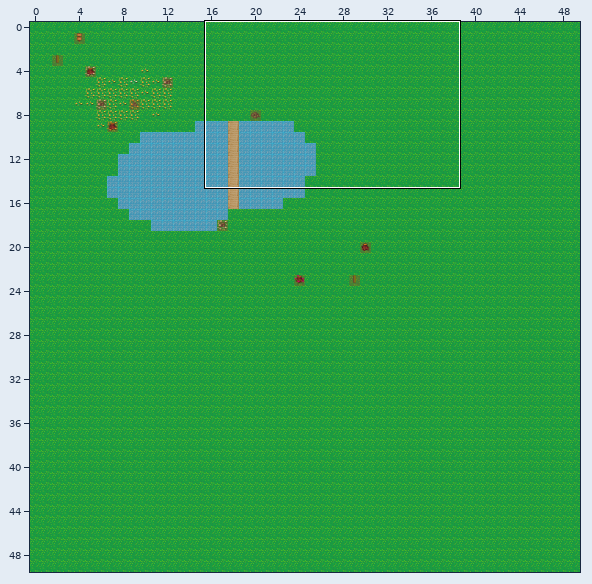
Two states of a Tiled map, res/maps/mapTest.tmx. The first picture is a wide view before the edit; the outline marks the close-up.
Close-up. As it was:
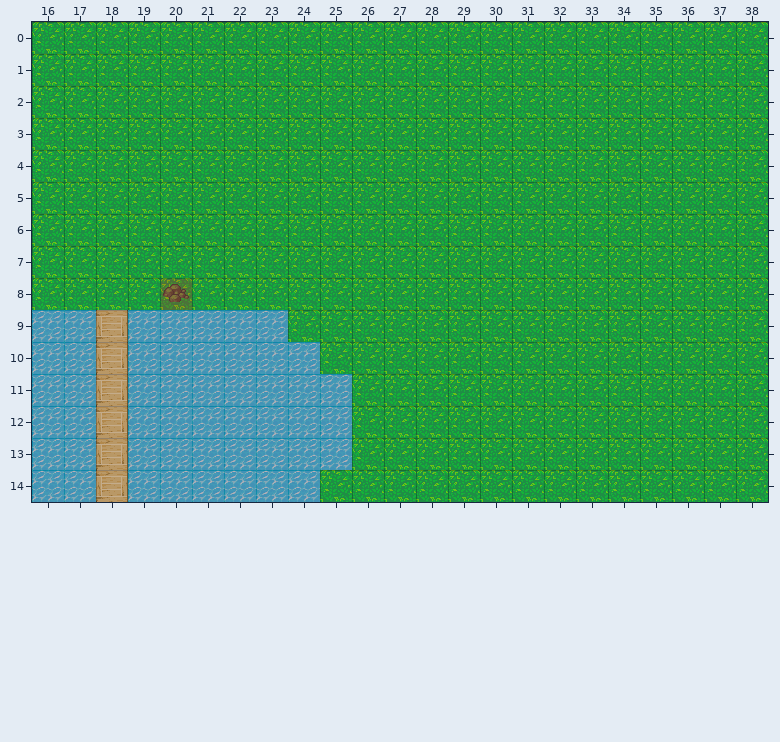
Cells are 32x32 px. Shown: x 16..38, y 0..14.
Once edited:
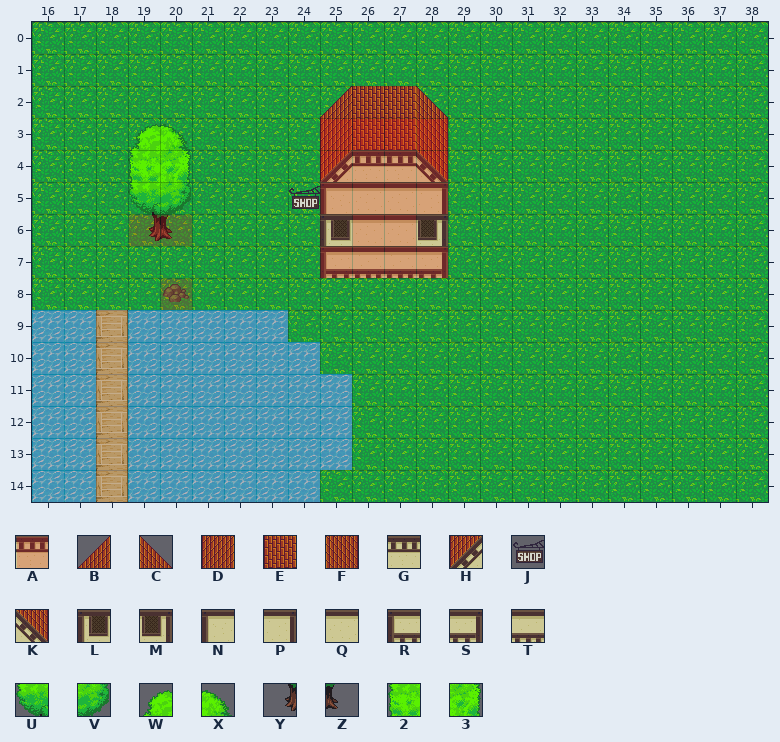
Key: from "Collision_tiles": A 0; from "Stardard_tiles": B 65, C 68, D 88, E 89, F 91, G 108, H 111, J 113, K 114, L 155, M 156, N 199, P 200, Q 223, R 247, S 248, T 271, U 276, V 277, W 278, X 279, Y 299, Z 300, 2 301, 3 302.
_ is an empty cell, . an unchanged one.
Tiles of an added or newly shown layer are drawn over the layers below it.
See-through tiles are keyed as they look on the map.
The edit:
--- layer "LevelA"
@@ x 19..28 @@
- 3 ......____
- 4 ......____
- 5 ......____
- 6 __.....__.
- 7 ......____
+ 3 ......DEEF
+ 4 ......HGGK
+ 5 ......NQQP
+ 6 YZ.....QQ.
+ 7 ......RTTS
--- layer "Collision"
@@ x 19..28 @@
- 3 ......____
- 4 ......____
- 5 ......____
- 6 __.....__.
- 7 ......____
+ 3 ......AAAA
+ 4 ......AAAA
+ 5 ......AAAA
+ 6 AA.....AA.
+ 7 ......AAAA
--- layer "Over" (added)
@@ x 19..28 @@
- 2 ......____
- 3 __........
- 4 __........
- 5 __..._....
+ 2 ......BEEC
+ 3 WX........
+ 4 23........
+ 5 UV...J....
--- layer "LevelB" (added)
@@ x 25..28 @@
- 6 _.._
+ 6 L..M
